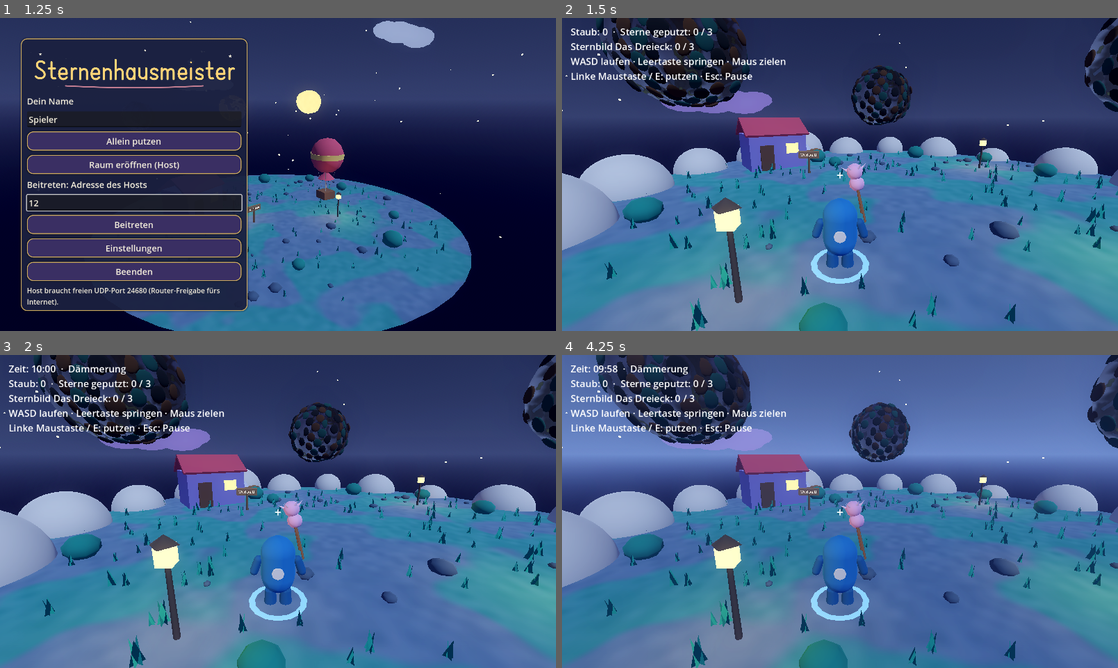
Above: before the commit, frames 1-4 (two rows, left to right).
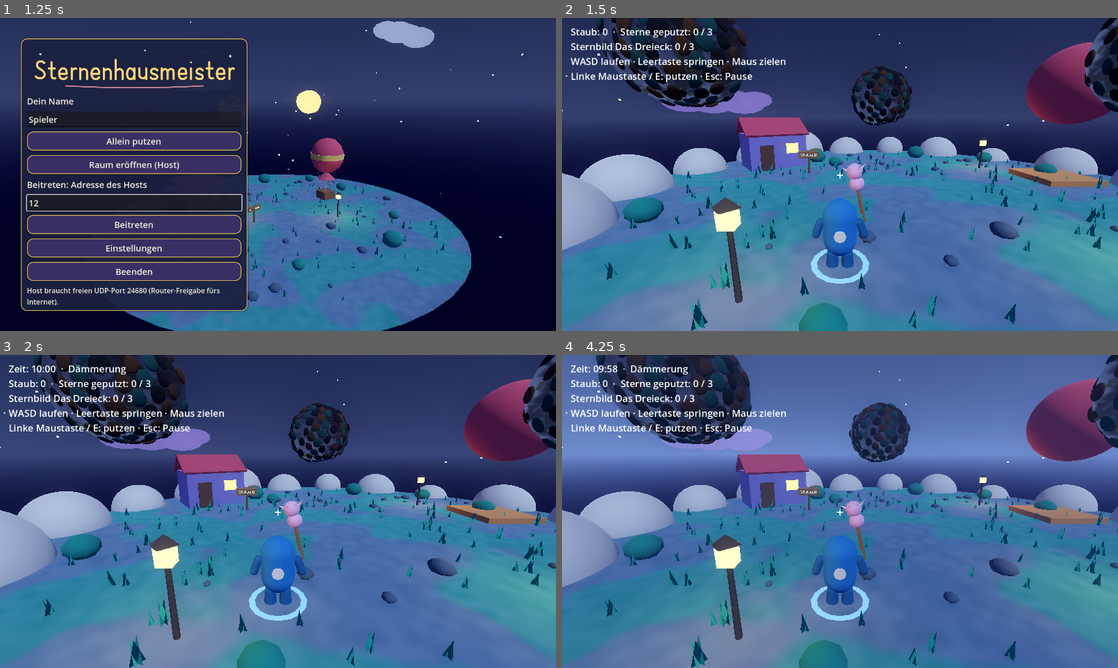
Above: after the commit, the same moments.

Repository: ClaudeAIDriven/sternenhausmeister
Game: Godot game, scene res://main.tscn
Two runs of this game, one before a commit and one after it. Both use one fixed random seed, a clock stepped at 60 frames per second and the inputs below.
Inputs (mouse positions are in pixels of both pictures, inside the frame that each line leads up to):
- Up to frame 1 (1.25 s): click (133, 202) at 0.52 s; type "12" at 0.6 s
- Up to frame 2 (1.5 s): tap Enter at 1.25 s; move the mouse to (962, 158) at 1.27 s; hold D from 1.28 s (still down); tap E at 1.35 s; click (962, 158) at 1.42 s
- Up to frame 3 (2 s): keep holding D; tap Space at 1.52 s
- Up to frame 4 (4.25 s): move the mouse to (812, 511) at 2.02 s; release D at 2.03 s; hold W (move_forward) from 2.03 s (still down); tap Space (jump) at 2.1, 2.27, 2.57, 3.05, 3.77, 4.07 s; click (812, 511) at 2.3 s; move the mouse to (851, 505) at 2.77 s; press the mouse at (851, 505) at 2.78 s; move the mouse to (834, 517) at 3.52 s; release the mouse at (834, 517) at 3.53 s; tap E at 3.6 s; click (834, 517) at 3.8 s

Frame 1 is identical in both runs. In frame 2, 3.1% of the frame differs, in the area x 80-99%, y 7-54%; in frame 3, 3.1%; in frame 4, 3.3%.

Commit message:
I-06: I-06: Ballon in die Welt einbauen
Co-Authored-By: Claude Sonnet 5.5 <noreply@anthropic.com>
Claude-Session: https://claude.ai/code/session_01UX1HcszKwP6Ky2c9Uvvm1F

Diff:
--- a/TASKS/tasks.json
+++ b/TASKS/tasks.json
@@ -1096,7 +1096,7 @@
    "G-10"
   ],
   "size": "S",
-  "status": "open",
+  "status": "done",
   "goal": "World hängt den Ballon (G-10) auf die Insel, damit hohe Sterne erreichbar sind; Test, dass er mit Mitfahrer steigt.",
   "files": [
    "world.gd"
--- /dev/null
+++ b/tests/test_balloon_world.gd
@@ -0,0 +1,29 @@
+extends SceneTree
+## Test I-06: Ballon steht in der Welt, steigt mit einem Spieler an Bord (Physik), sinkt ohne.
+var frames := 0
+var w
+var p
+var start_y := 0.0
+
+func _initialize() -> void:
+	for a in ["move_forward", "move_back", "move_left", "move_right", "jump", "clean"]:
+		InputMap.add_action(a)
+
+func _physics_process(_d: float) -> bool:
+	frames += 1
+	if frames == 2:
+		w = load("res://world.gd").new()
+		root.add_child(w)
+		var floor_body := StaticBody3D.new()
+		root.add_child(floor_body)
+		start_y = w.balloon.position.y
+		p = load("res://player.gd").new()
+		p.name = "1"
+		root.add_child(p)
+		p.global_position = w.balloon.global_position + Vector3(0, 0.9, 0)
+	if frames == 140:   # ~2,3 s
+		var ok: bool = w.balloon != null and w.balloon.riders >= 1 and w.balloon.position.y > start_y + 3.0
+		ok = ok and p.global_position.y > w.balloon.position.y   # Spieler fährt oben auf der Plattform mit
+		print("TEST_BALLOON_WORLD OK" if ok else "TEST_BALLOON_WORLD FAIL riders=%d y=%.2f spieler=%.2f" % [w.balloon.riders, w.balloon.position.y, p.global_position.y])
+		quit(0 if ok else 1)
+	return false
--- a/world.gd
+++ b/world.gd
@@ -19,6 +19,7 @@
 
 var puzzle: Constellation
 var lines: ConstellationLines
+var balloon: Balloon
 
 var stars: Array[Star] = []
 
@@ -207,6 +208,11 @@
 	shop_house.position = Vector3(-8, 0, -6)
 	shop_house.rotation.y = 0.6
 	add_child(shop_house)
+	# Ballon (G-10): steigt mit Mitfahrern, so werden die hohen Sterne erreichbar
+	balloon = Balloon.new()
+	balloon.name = "Ballon"
+	balloon.position = Vector3(9.5, 0.15, -2.0)
+	add_child(balloon)
 	var sign := IslandProps.sign_post("Werkstatt")
 	sign.position = Vector3(-5, 0, -3.5)
 	add_child(sign)
Not shown, changed: PLAN.md
Not shown, changed: TASKS/I-06.md
Not shown, changed: TASKS/INDEX.md
